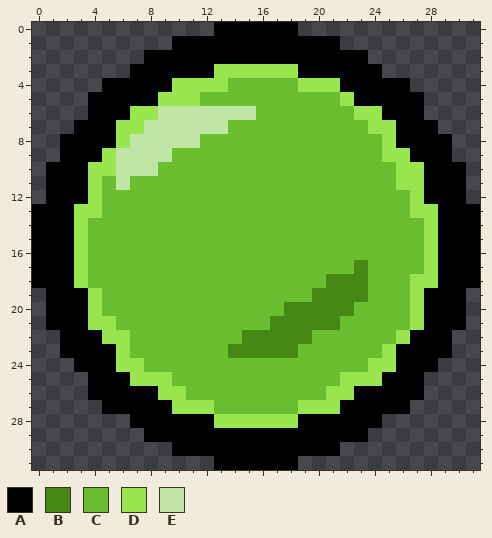
One commit to this pixel-art file: Assets/Graphics/poison_bubble.aseprite. The picture above is the old version.
32x32 pixels, 1 frame.
Palette (. is transparent): A #000000  B #468816  C #6abe30  D #99e550  E #bfe4a5
Pixels before, first column x 0:
 0 .............AAAAAA.............
 1 ..........AAAAAAAAAAAA..........
 2 ........AAAAAAAAAAAAAAAA........
 3 .......AAAAAADDDDDDAAAAAA.......
 4 .....AAAAADDDDCCCCCDDDAAAAA.....
 5 ....AAAAADDDCCCCCCCCCCDAAAAA....
 6 ....AAADDEEEEEEECCCCCCCDDAAA....
 7 ...AAADDEEEEEECCCCCCCCCCDDAAA...
 8 ..AAAADEEEEECCCCCCCCCCCCCDAAAA..
 9 ..AAADEEEECCCCCCCCCCCCCCCDDAAA..
10 .AAADDEEECCCCCCCCCCCCCCCCCDDAAA.
11 .AAADCECCCCCCCCCCCCCCCCCCCDDAAA.
12 .AAADCCCCCCCCCCCCCCCCCCCCCCDAAA.
13 AAADDCCCCCCCCCCCCCCCCCCCCCCDDAAA
14 AAADCCCCCCCCCCCCCCCCCCCCCCCCDAAA
15 AAADCCCCCCCCCCCCCCCCCCCCCCCCDAAA
16 AAADCCCCCCCCCCCCCCCCCCCCCCCCDAAA
17 AAADCCCCCCCCCCCCCCCCCCCBCCCCDAAA
18 AAADCCCCCCCCCCCCCCCCCBBBCCCDDAAA
19 .AAADCCCCCCCCCCCCCCCBBBBCCCDAAA.
20 .AAADCCCCCCCCCCCCCBBBBBCCCCDAAA.
21 .AAADDCCCCCCCCCCCBBBBBCCCCCDAAA.
22 ..AAADDCCCCCCCCBBBBBCCCCCCDAAA..
23 ..AAAADCCCCCCCBBBBBCCCCCCDAAAA..
24 ...AAADDCCCCCCCCCCCCCCCCDDAAA...
25 ....AAADDDCCCCCCCCCCCCDDDAAA....
26 ....AAAAADDCCCCCCCCCCDDAAAAA....
27 .....AAAAADDDCCCCCCDDDAAAAA.....
28 .......AAAAAADDDDDDAAAAAA.......
29 ........AAAAAAAAAAAAAAAA........
30 ..........AAAAAAAAAAAA..........
31 .............AAAAAA.............
After:
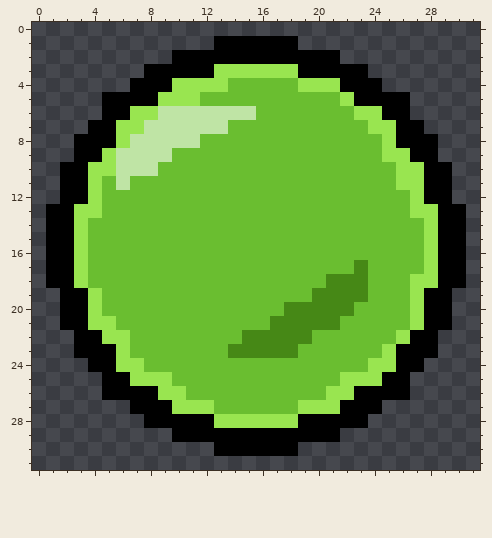
Author's note on the commit: Poison is done for now. Added projectile tracking.
The edit:
{"y":0,"x":13,"old":"AAAAAA","new":"......"}
{"y":1,"x":10,"old":"AAA","new":"..."}
{"y":1,"x":19,"old":"AAA","new":"..."}
{"y":2,"x":8,"old":"AA","new":".."}
{"y":2,"x":22,"old":"AA","new":".."}
{"y":3,"x":7,"old":"A","new":"."}
{"y":3,"x":24,"old":"A","new":"."}
{"y":4,"x":5,"old":"AA","new":".."}
{"y":4,"x":25,"old":"AA","new":".."}
{"y":5,"x":4,"old":"A","new":"."}
{"y":5,"x":27,"old":"A","new":"."}
{"y":6,"x":4,"old":"A","new":"."}
{"y":6,"x":27,"old":"A","new":"."}
{"y":7,"x":3,"old":"A","new":"."}
{"y":7,"x":28,"old":"A","new":"."}
{"y":8,"x":2,"old":"A","new":"."}
{"y":8,"x":29,"old":"A","new":"."}
{"y":9,"x":2,"old":"A","new":"."}
{"y":9,"x":29,"old":"A","new":"."}
{"y":10,"x":1,"old":"A","new":"."}
{"y":10,"x":30,"old":"A","new":"."}
{"y":11,"x":1,"old":"A","new":"."}
{"y":11,"x":30,"old":"A","new":"."}
{"y":12,"x":1,"old":"A","new":"."}
{"y":12,"x":30,"old":"A","new":"."}
{"y":13,"x":0,"old":"A","new":"."}
{"y":13,"x":31,"old":"A","new":"."}
{"y":14,"x":0,"old":"A","new":"."}
{"y":14,"x":31,"old":"A","new":"."}
{"y":15,"x":0,"old":"A","new":"."}
{"y":15,"x":31,"old":"A","new":"."}
{"y":16,"x":0,"old":"A","new":"."}
{"y":16,"x":31,"old":"A","new":"."}
{"y":17,"x":0,"old":"A","new":"."}
{"y":17,"x":31,"old":"A","new":"."}
{"y":18,"x":0,"old":"A","new":"."}
{"y":18,"x":31,"old":"A","new":"."}
{"y":19,"x":1,"old":"A","new":"."}
{"y":19,"x":30,"old":"A","new":"."}
{"y":20,"x":1,"old":"A","new":"."}
{"y":20,"x":30,"old":"A","new":"."}
{"y":21,"x":1,"old":"A","new":"."}
{"y":21,"x":30,"old":"A","new":"."}
{"y":22,"x":2,"old":"A","new":"."}
{"y":22,"x":29,"old":"A","new":"."}
{"y":23,"x":2,"old":"A","new":"."}
{"y":23,"x":29,"old":"A","new":"."}
{"y":24,"x":3,"old":"A","new":"."}
{"y":24,"x":28,"old":"A","new":"."}
{"y":25,"x":4,"old":"A","new":"."}
{"y":25,"x":27,"old":"A","new":"."}
{"y":26,"x":4,"old":"A","new":"."}
{"y":26,"x":27,"old":"A","new":"."}
{"y":27,"x":5,"old":"AA","new":".."}
{"y":27,"x":25,"old":"AA","new":".."}
{"y":28,"x":7,"old":"A","new":"."}
{"y":28,"x":24,"old":"A","new":"."}
{"y":29,"x":8,"old":"AA","new":".."}
{"y":29,"x":22,"old":"AA","new":".."}
{"y":30,"x":10,"old":"AAA","new":"..."}
{"y":30,"x":19,"old":"AAA","new":"..."}
{"y":31,"x":13,"old":"AAAAAA","new":"......"}
{"label":"erased","picture_box":[32,22,480,470]}
